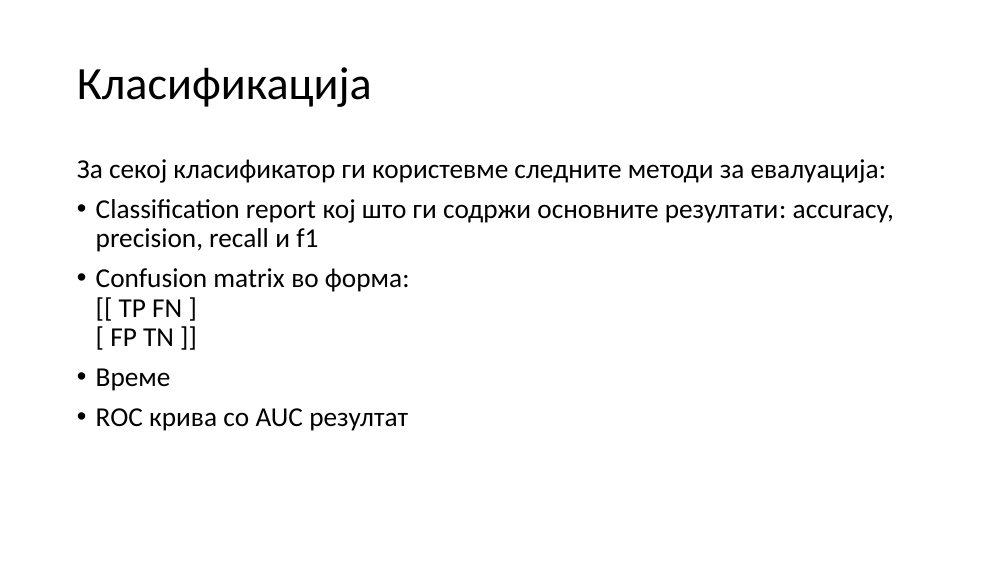
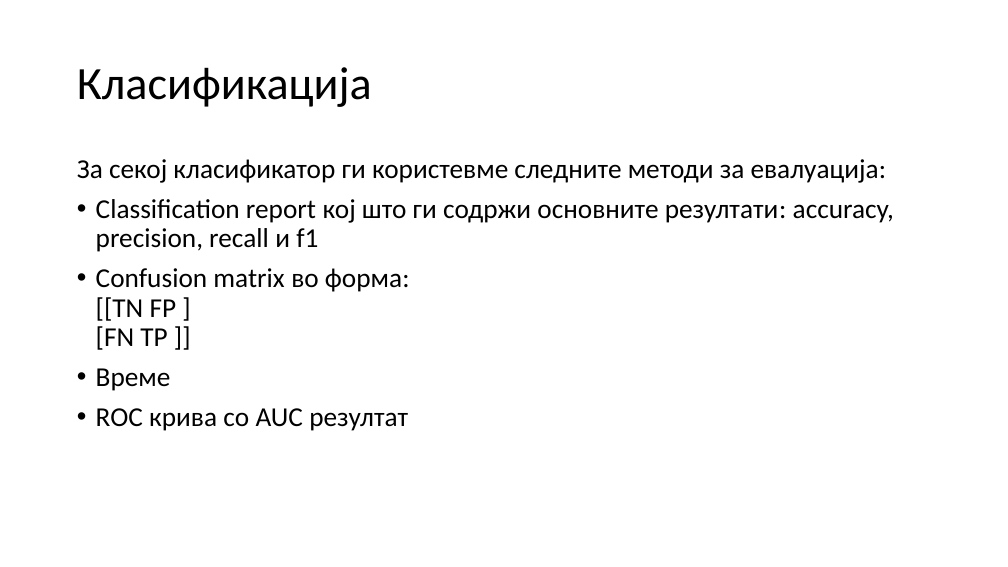
Before and after one commit to HristinaMitrova/Data-Mining-Project-, a slide deck: slide 12 of ПодаточноРударство.pptx. Drawn at 1008x567 pixels with LibreOffice and Linux fonts; fonts in the diff are those of the drawing. Boxes give left, top, right and bottom in pixels: in the first picture for what was removed or moved away, otherwise in the second. Text is boxed around its words. In the diff, an @@ line names an element or a change of style, - is before the commit and + after.

```diff
--- a/ПодаточноРударство.pptx
+++ b/ПодаточноРударство.pptx
@@ text at (x1=96, y1=268, x2=410, y2=350): text changed @@
-• Confusion matrix во форма:
-  [[ TP FN ]
-  [ FP TN ]]
+• Confusion matrix во форма:
+  [[TN FP ]
+  [FN TP ]]
```
Also in this commit, not shown: 3 other slides changed.
